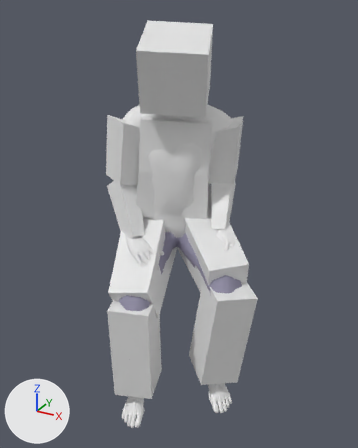
The FBX model care-up/Assets/Resources/Models/patient.fbx as it was, and as the next commit left it.
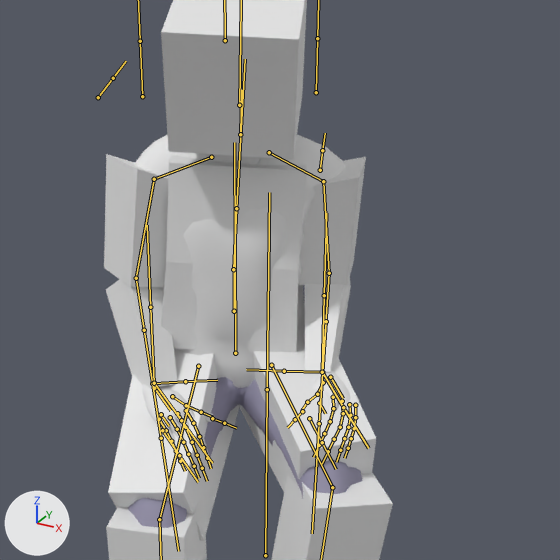
Each version is shown whole from a 50 mm camera at (0.981, -1.912, 1.517) aimed at (0.116, -0.339, 0.73), then close up on the part from 14% to 97% of the width and 8% to 73% of the height. Arrows for +X, +Y and +Z are at lower left; the lights stay in place. Both versions are drawn at frame 14 of the action 'pArmature|010_patientSit_Idle1'; the numbers are the values there. The bones that bend it are drawn over the model as lines in the close-ups.

The first close-up shows 'Head', 'LeftArm', 'LeftForeArm', 'LeftLeg', 'LeftUpLeg', 'Patient', 'RightArm', 'RightForeArm', 'RightLeg', 'RightUpLeg', 'Spine1'.
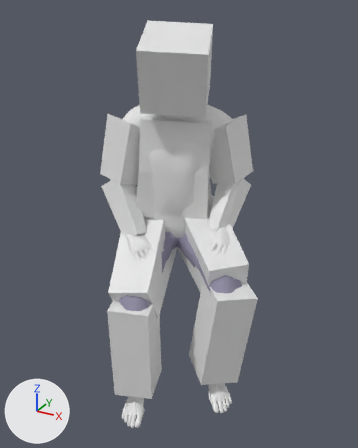
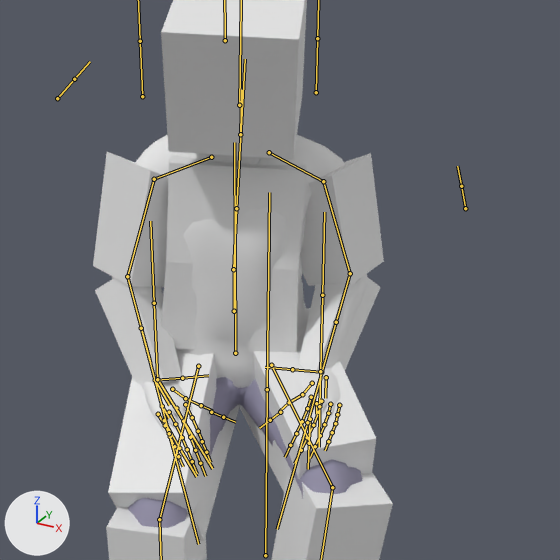
The edits, one by one:
Bone 'LeftArm' (bone_leftarm) turns from (76, 6, -5) to (67, 13, 23) degrees about its own x, y and z.
Bone 'LeftHand' (bone_lefthand) turns from (-38, 46, 14) to (-48, 40, 5) degrees about its own x, y and z.
Bone 'LeftHandMiddle1' (bone_lefthandmiddle1) turns from (18, -5, 1) to (11, -2, 1) degrees about its own x, y and z.
Bone 'LeftHandRing1' (bone_lefthandring1) moves from (0.0, 0.0, 0.0) to (0.0, 0.0, -0.001).
Bone 'LeftHandRing1' (bone_lefthandring1) turns from (17, -3, 2) to (7, -2, 0) degrees about its own x, y and z.
Bone 'LeftHandPinky1' (bone_lefthandpinky1) turns from (25, -3, 1) to (7, -2, 0) degrees about its own x, y and z.
Bone 'RightArm' (bone_rightarm) turns from (76, -3, -14) to (72, -7, -26) degrees about its own x, y and z.
Bone 'RightForeArm' (bone_rightforearm) turns from (5, 2, -36) to (6, 2, -42) degrees about its own x, y and z.
Bone 'RightHand' (bone_righthand) moves from (0.015, 0.012, -0.005) to (0.0, 0.0, 0.0).
Bone 'RightHand' (bone_righthand) turns from (-13, -70, -38) to (-31, -56, -15) degrees about its own x, y and z.

Location of each change, (x1, y1, x2, y2) in pixels of the close-ups (560 x 560 px):
'Patient', posed (9% wider): before (128, 134, 362, 528); after (112, 135, 367, 528)
'LeftArm', posed (23% wider): before (298, 157, 366, 285); after (300, 153, 384, 286)
'RightArm', posed (17% wider): before (104, 154, 168, 287); after (93, 152, 168, 287)
'RightForeArm', posed (21% wider): before (106, 279, 178, 388); after (95, 278, 182, 386)
'LeftForeArm', posed (74% wider, 8% taller): before (305, 284, 351, 373); after (299, 276, 380, 372)
bone 'LeftArm', root to tip: before (323, 181) to (329, 273); after (323, 181) to (350, 273)
bone 'LeftHand', root to tip: before (330, 377) to (343, 398); after (326, 377) to (325, 398)
bone 'LeftHandMiddle1', root to tip: before (342, 401) to (343, 413); after (321, 401) to (318, 412)
bone 'LeftHandRing1', root to tip: before (349, 404) to (350, 415); after (330, 404) to (328, 413)
bone 'LeftHandPinky1', root to tip: before (355, 405) to (355, 417); after (339, 405) to (337, 414)
bone 'RightArm', root to tip: before (154, 179) to (136, 278); after (154, 179) to (127, 276)
bone 'RightForeArm', root to tip: before (136, 278) to (149, 365); after (127, 276) to (150, 362)
bone 'RightHand', root to tip: before (154, 388) to (170, 410); after (155, 380) to (169, 405)
